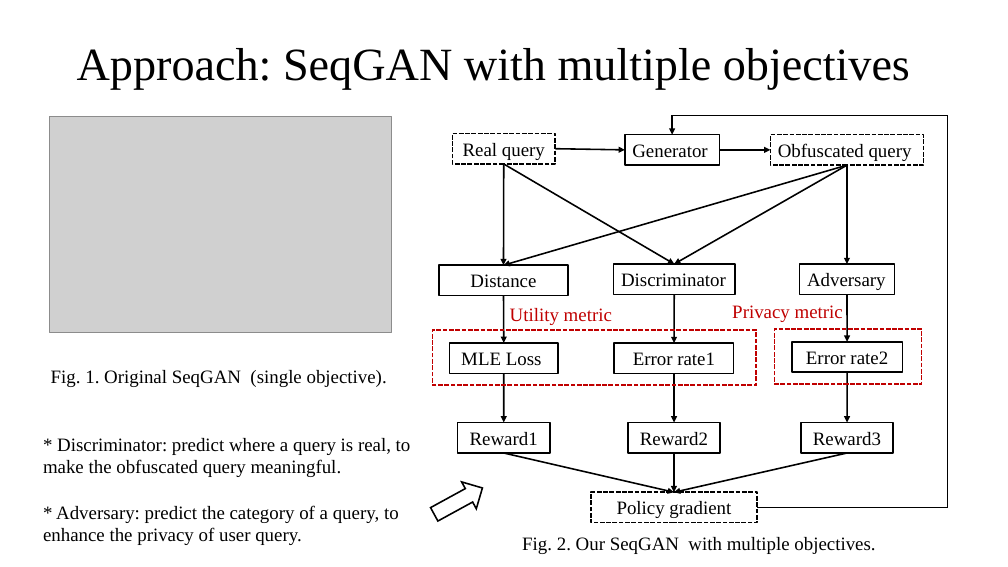
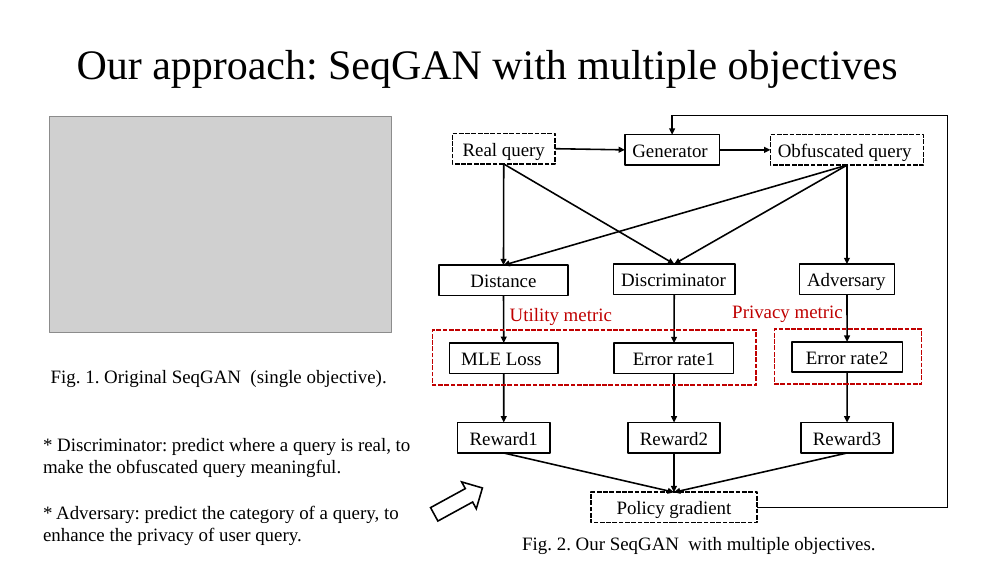
Before and after one commit to bitzj2015/EE599-Final-Project, a slide deck: slide 4 of doc/599-final-project.pptx. Drawn at 1008x567 pixels with LibreOffice and Linux fonts; fonts in the diff are those of the drawing; grey boxes stand for pictures. Boxes give left, top, right and bottom in pixels: in the first picture for what was removed or moved away, otherwise in the second. Text is boxed around its words. In the diff, an @@ line names an element or a change of style, - is before the commit and + after.

```diff
--- a/doc/599-final-project.pptx
+++ b/doc/599-final-project.pptx
@@ title at <box>77,50,898,87</box>: text changed; size 44 to 40 pt @@
-Approach: SeqGAN with multiple objectives
+Our approach: SeqGAN with multiple objectives
```
Also in this commit, not shown: 2 other slides changed, 3 slides added, 1 slide removed, 4 other files.
